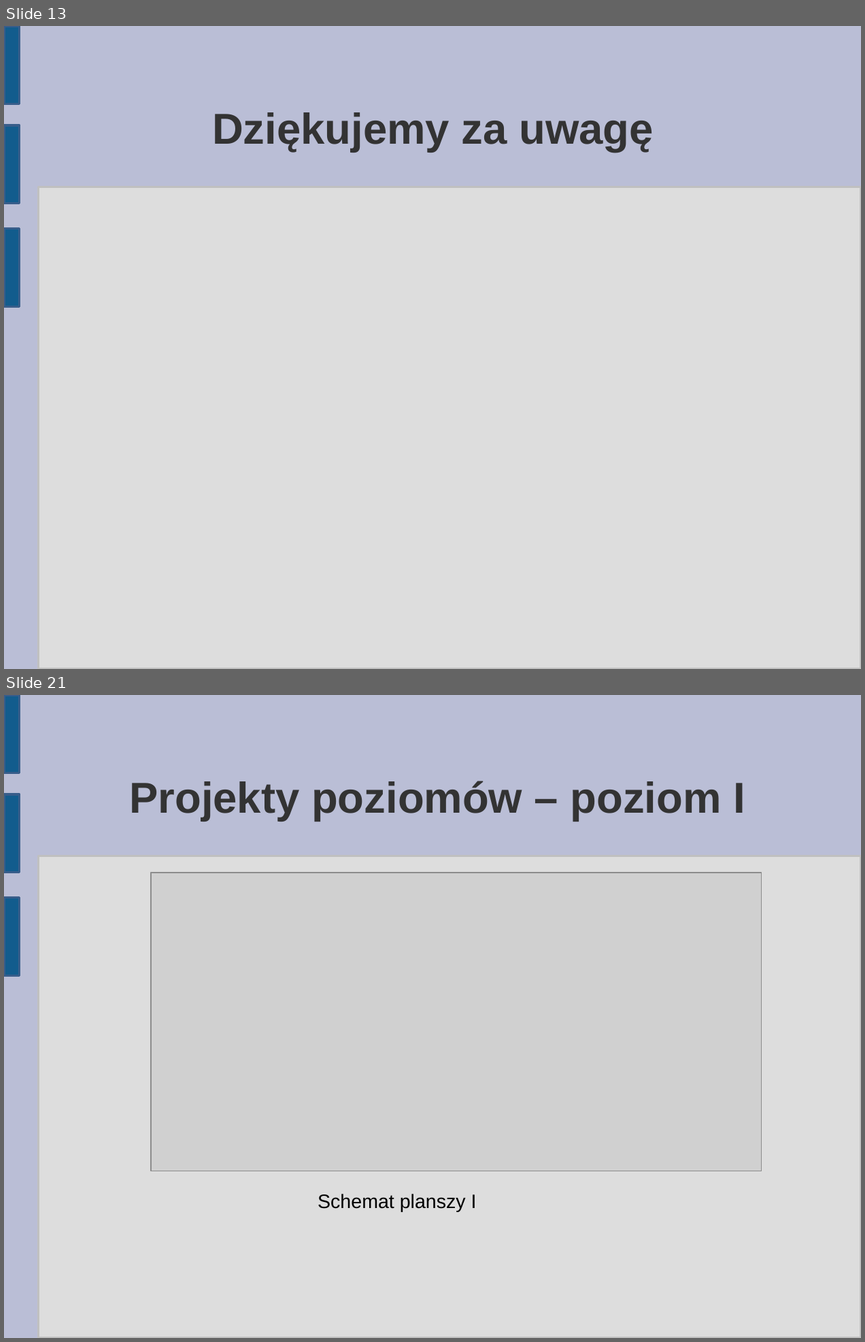
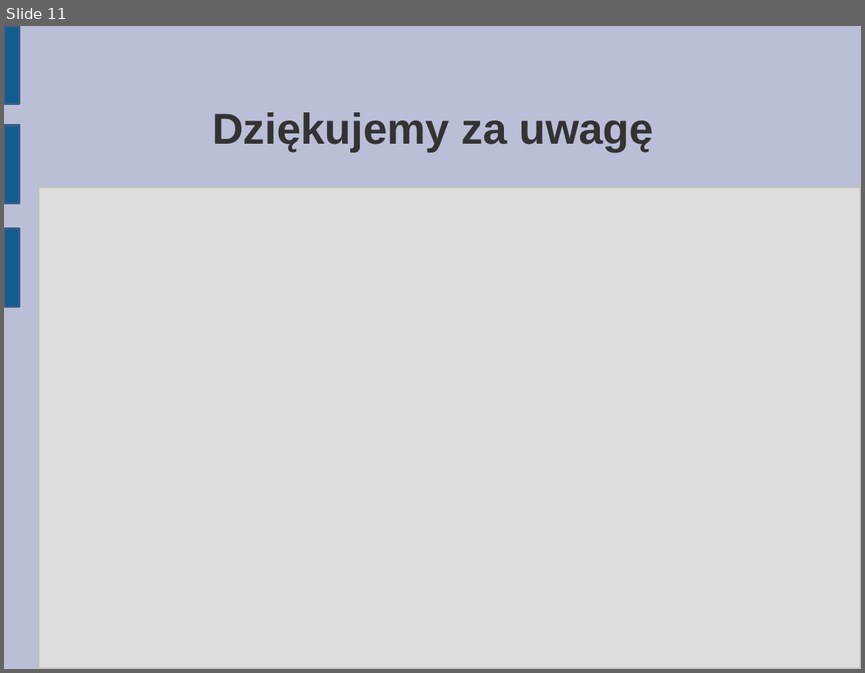
Before and after one commit to matkaczmarski/Praca-inzynierska, a slide deck: Prezentacja/Praca Inżynierska 2.odp. Shown one above the other, each under a label of ours: slides 13 and 21 before the commit, slide 11 after it; the slides between them are not shown. The pictures are 865x1342 and 865x673 pixels, drawn with LibreOffice and Linux fonts; fonts in the diff are those of the drawing; grey boxes stand for pictures. Boxes give left, top, right and bottom in pixels: in the first picture for what was removed or moved away, otherwise in the second. Text is boxed around its words. In the diff, an @@ line names an element or a change of style, - is before the commit and + after.

```diff
--- a/Prezentacja/Praca Inżynierska 2.odp
+++ b/Prezentacja/Praca Inżynierska 2.odp
@@ slide 21 removed at [4,695,861,1338], background #BABED6; not listed: 4 template elements that a slide beside it also shows @@
@@ title removed at [129,781,745,821] @@
-Projekty poziomów – poziom I
@@ picture removed at [151,872,762,1171] @@
@@ text removed at [317,1193,477,1211] @@
-Schemat planszy I
@@ what was slide 13 is now slide 11 @@
```
Also in this commit, not shown: 2 slides changed, 24 other slides removed, 1 other file.
